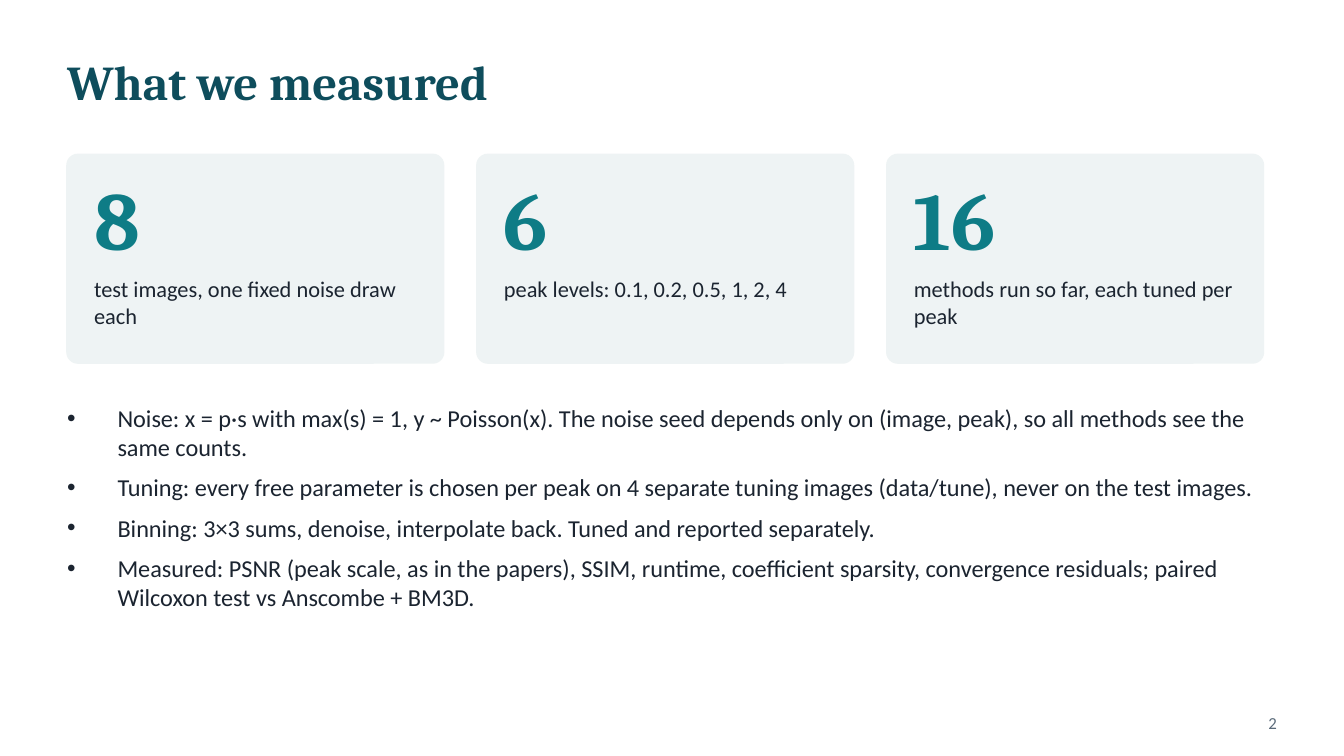
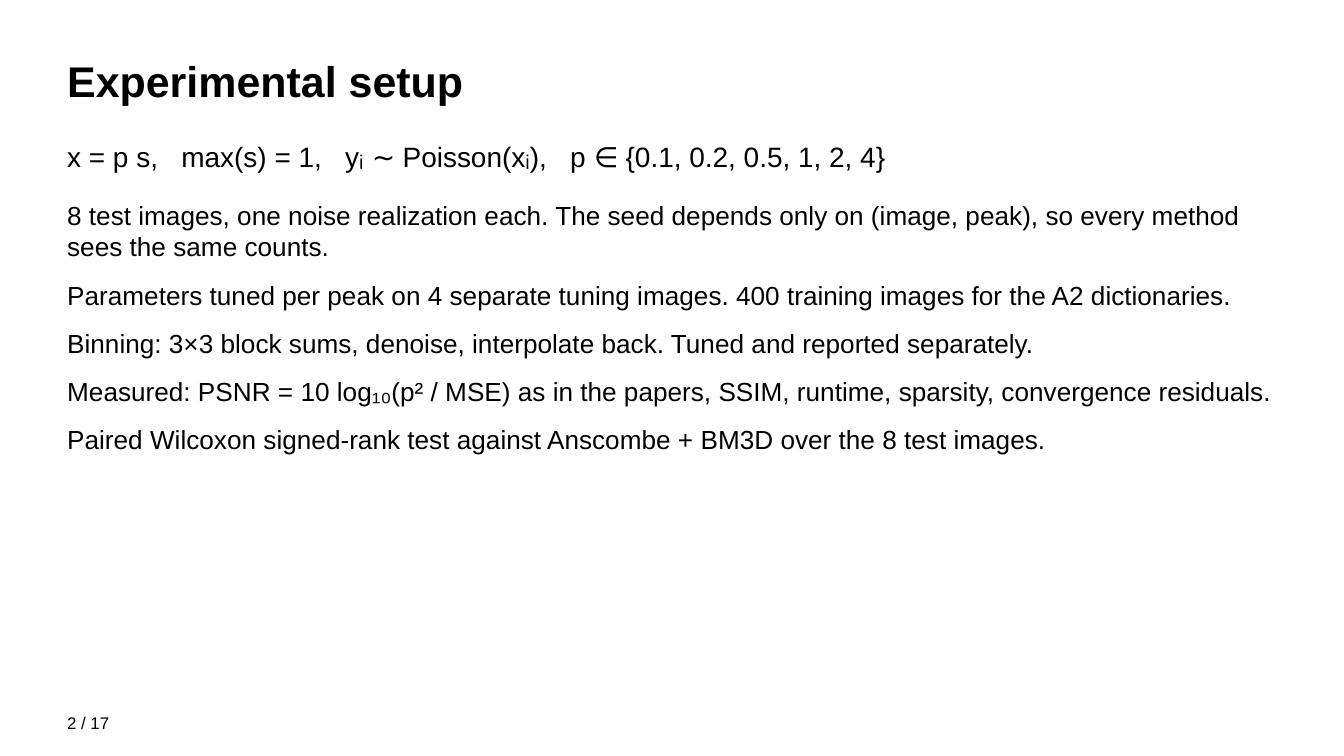
Before and after one commit to tarantulass/EE779-Poisson-Denoising, a slide deck: slide 2 of output/EE779_results.pptx. Drawn at 1344x756 pixels with LibreOffice and Linux fonts; fonts in the diff are those of the drawing. Boxes give left, top, right and bottom in pixels: in the first picture for what was removed or moved away, otherwise in the second. Text is boxed around its words. In the diff, an @@ line names an element or a change of style, - is before the commit and + after.

```diff
--- a/output/EE779_results.pptx
+++ b/output/EE779_results.pptx
@@ title at (67, 66, 463, 105): text changed; size 26 to 23 pt; font Cambria to Arial; text colour #0E4D5C to #000000 @@
-What we measured
+Experimental setup
@@ text at (67, 146, 1271, 455): text changed; size 13 to 14 pt; font Calibri to Arial; text colour #1B2430 to #000000 @@
-• Noise: x = p·s with max(s) = 1, y ~ Poisson(x). The noise seed depends only on (image, peak), so all methods see the same counts.
-• Tuning: every free parameter is chosen per peak on 4 separate tuning images (data/tune), never on the test images.
-• Binning: 3×3 sums, denoise, interpolate back. Tuned and reported separately.
-• Measured: PSNR (peak scale, as in the papers), SSIM, runtime, coefficient sparsity, convergence residuals; paired Wilcoxon test vs Anscombe + BM3D.
+x = p s, max(s) = 1, yᵢ ∼ Poisson(xᵢ), p ∈ {0.1, 0.2, 0.5, 1, 2, 4}
+8 test images, one noise realization each. The seed depends only on (image, peak), so every method sees the same counts.
+Parameters tuned per peak on 4 separate tuning images. 400 training images for the A2 dictionaries.
+Binning: 3×3 block sums, denoise, interpolate back. Tuned and reported separately.
+Measured: PSNR = 10 log₁₀(p² / MSE) as in the papers, SSIM, runtime, sparsity, convergence residuals.
+Paired Wilcoxon signed-rank test against Anscombe + BM3D over the 8 test images.
@@ rounded rectangle removed at (67, 155, 444, 363) @@
@@ rounded rectangle removed at (477, 155, 853, 363) @@
@@ rounded rectangle removed at (887, 155, 1263, 363) @@
@@ text removed at (94, 194, 140, 251) @@
-8
@@ text removed at (504, 194, 548, 251) @@
-6
@@ text removed at (914, 194, 996, 251) @@
-16
@@ text removed at (94, 281, 396, 324) @@
-test images, one fixed noise draw each
@@ text removed at (504, 281, 786, 301) @@
-peak levels: 0.1, 0.2, 0.5, 1, 2, 4
@@ text removed at (914, 281, 1233, 328) @@
-methods run so far, each tuned per peak
@@ text at (67, 717, 109, 729): text changed; font Calibri to Arial; text colour #5B6B7A to #000000 @@
-2
+2 / 17
```
Also in this commit, not shown: 15 other slides changed, 1 slide added, 1 slide removed.
